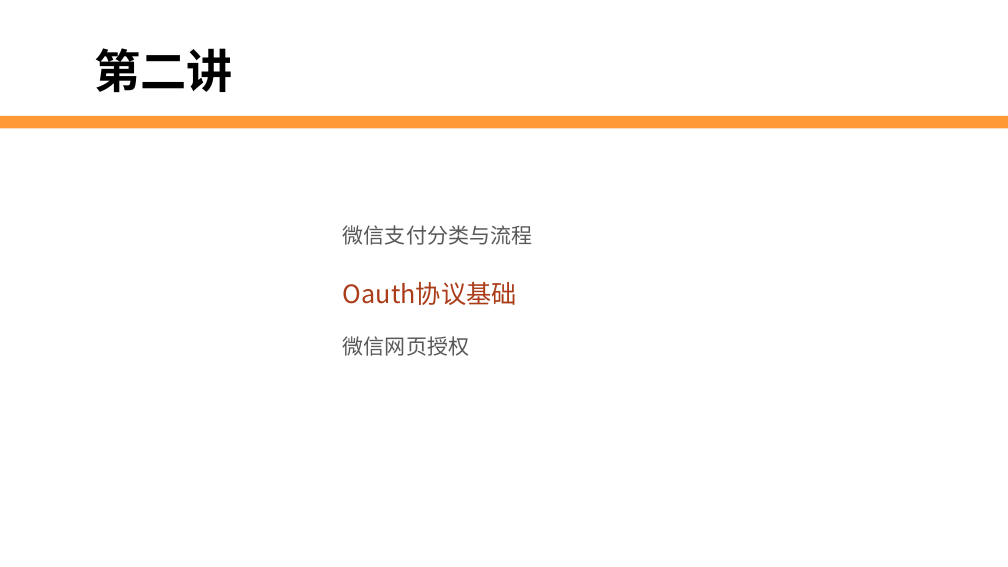
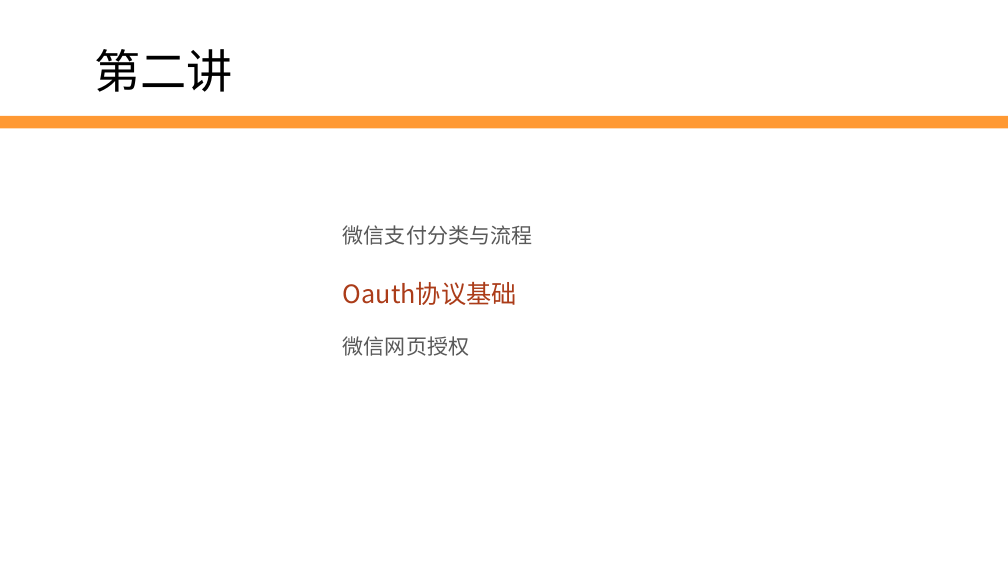
Before and after one commit to edu2act/2017-2018_1st_Wechat_Web_Programming, a slide deck: slide 12 of 课程ppt/第11讲 微信支付与Oauth授权.pptx (slide 11 before the commit). Drawn at 1008x567 pixels with LibreOffice and Linux fonts; fonts in the diff are those of the drawing; background and template pictures are left out. Boxes give left, top, right and bottom in pixels: in the first picture for what was removed or moved away, otherwise in the second. Text is boxed around its words. In the diff, an @@ line names an element or a change of style, - is before the commit and + after.

```diff
--- a/课程ppt/第11讲 微信支付与Oauth授权.pptx
+++ b/课程ppt/第11讲 微信支付与Oauth授权.pptx
@@ text "第二讲" at bbox=[95, 49, 234, 92]: bold off @@
```
Also in this commit, not shown: 2 other slides changed, 8 slides added, 17 slides removed, 4 other files.
